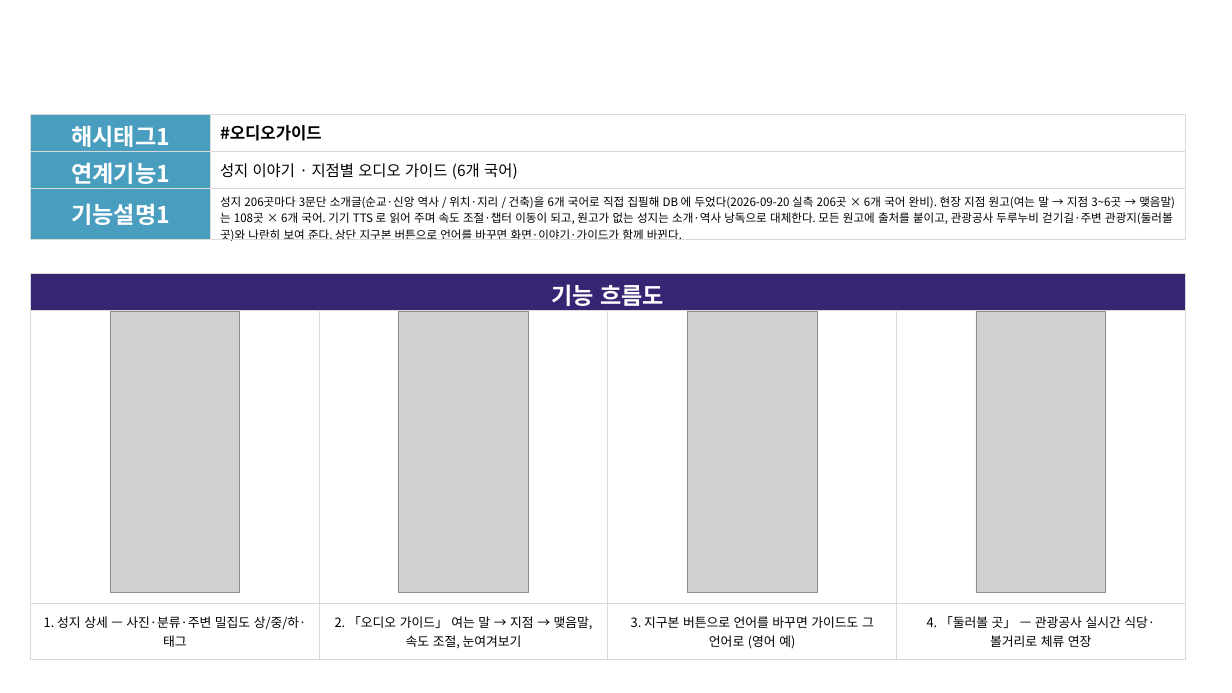
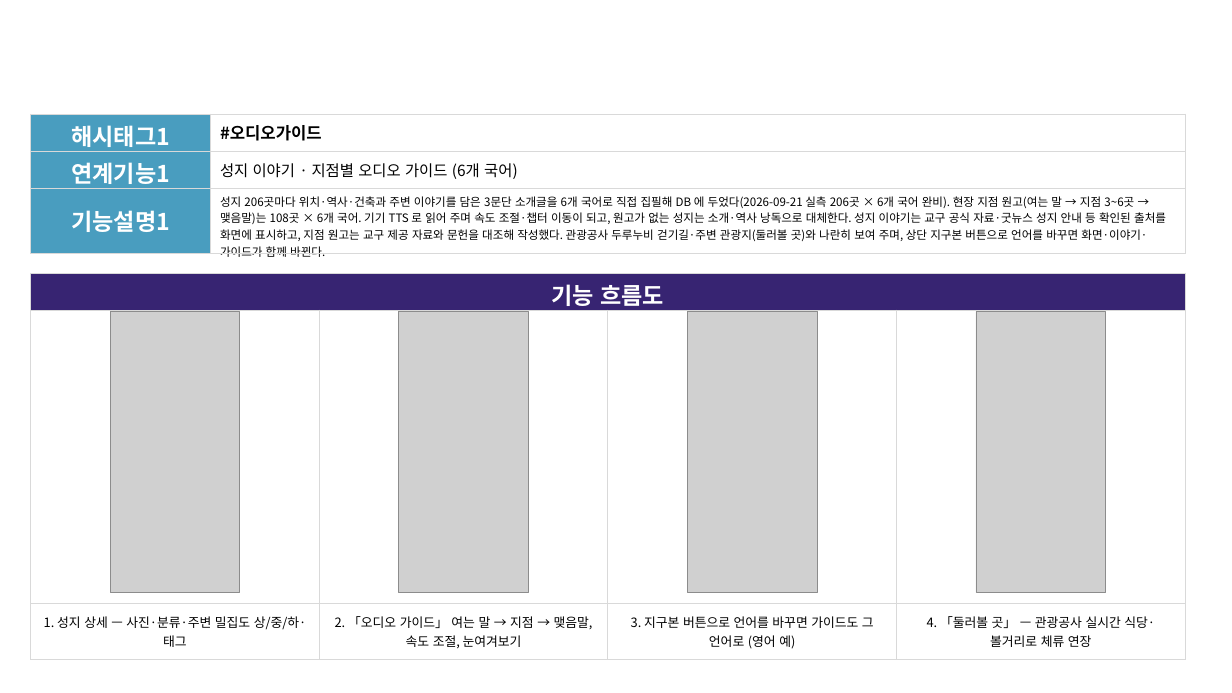
Before and after one commit to linkcontent7-huisun/visitholykorea, a slide deck: slide 6 of docs/10-product/공모전/원본-공모전제출/기능설명서_2026-09-21.pptx. Drawn at 1232x693 pixels with LibreOffice and Linux fonts; fonts in the diff are those of the drawing; grey boxes stand for pictures; background and template pictures are left out. Boxes give left, top, right and bottom in pixels: in the first picture for what was removed or moved away, otherwise in the second. Text is boxed around its words. In the diff, an @@ line names an element or a change of style, - is before the commit and + after.

```diff
--- a/docs/10-product/공모전/원본-공모전제출/기능설명서_2026-09-21.pptx
+++ b/docs/10-product/공모전/원본-공모전제출/기능설명서_2026-09-21.pptx
@@ table at bbox=[30, 115, 1186, 261] @@
-row 3, column 2: 성지 206곳마다 3문단 소개글(순교·신앙 역사 / 위치·지리 / 건축)을 6개 국어로 직접 집필해 DB 에 두었다(2026-09-20 실측 206곳 × 6개 국어 완비). 현장 지점 원고(여는 말 → 지점 3~6곳 → 맺음말)는 108곳 × 6개 국어. 기기 TTS 로 읽어 주며 속도 조절·챕터 이동이 되고, 원고가 없는 성지는 소개·역사 낭독으로 대체한다. 모든 원고에 출처를 붙이고, 관광공사 두루누비 걷기길·주변 관광지(둘러볼 곳)와 나란히 보여 준다. 상단 지구본 버튼으로 언어를 바꾸면 화면·이야기·가이드가 함께 바뀐다.
+row 3, column 2: 성지 206곳마다 위치·역사·건축과 주변 이야기를 담은 3문단 소개글을 6개 국어로 직접 집필해 DB 에 두었다(2026-09-21 실측 206곳 × 6개 국어 완비). 현장 지점 원고(여는 말 → 지점 3~6곳 → 맺음말)는 108곳 × 6개 국어. 기기 TTS 로 읽어 주며 속도 조절·챕터 이동이 되고, 원고가 없는 성지는 소개·역사 낭독으로 대체한다. 성지 이야기는 교구 공식 자료·굿뉴스 성지 안내 등 확인된 출처를 화면에 표시하고, 지점 원고는 교구 제공 자료와 문헌을 대조해 작성했다. 관광공사 두루누비 걷기길·주변 관광지(둘러볼 곳)와 나란히 보여 주며, 상단 지구본 버튼으로 언어를 바꾸면 화면·이야기·가이드가 함께 바뀐다.
```
Also in this commit, not shown: 10 other slides changed, 3 other files.
